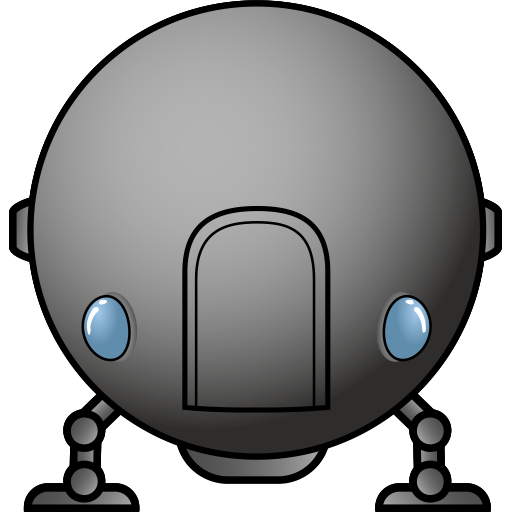
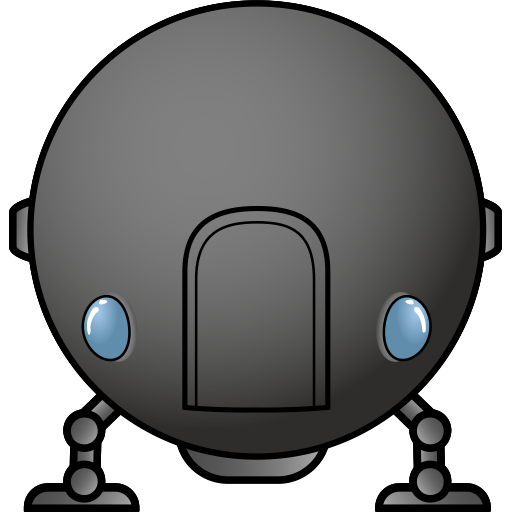
The second 512px x 512px image is a revision of the first. Changes to its layers:
painted on "Evolve Corp. Base" over [33, 6, 477, 424]
